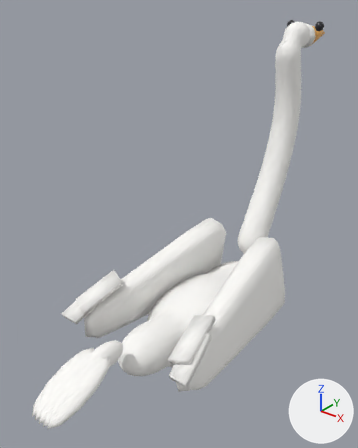
A saved change to the glTF model project/assets/swan_style3.glb.
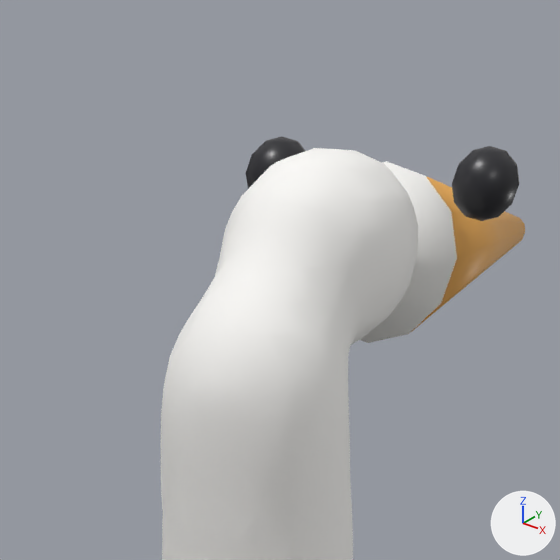
Each version is shown whole from a camera (50 mm lens) standing at (0.909, -1.255, 1.353) and looking at (-0.071, -0.03, 0.593), then close up on the part from 71% to 92% of the width and 0% to 17% of the height. Arrows for +X, +Y and +Z are at lower right; the lights stay in place. The last two pictures show the newer version. Where no turn or scale is listed for an object, it has been applied to the vertices.

Names of what the first close-up shows: 'NeckHead'.
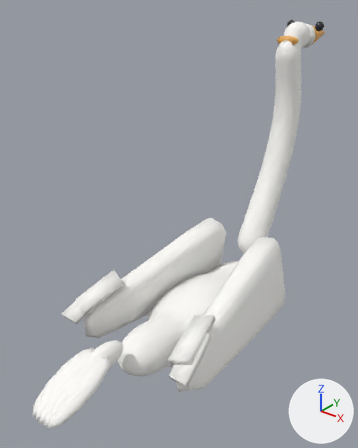
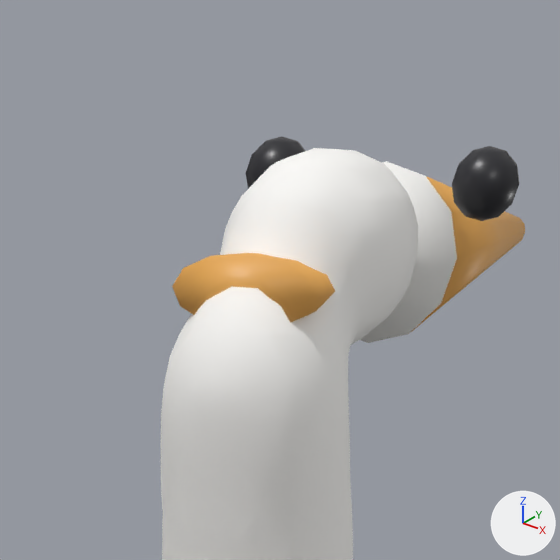
Location of each change, [x1, y1, x2, y2] in pixels of the close-ups (560 x 560 px):
'BeakLower', added (orange)
    after: [172, 253, 335, 323]

What the commit changed:
Mesh me_beaklower_003 is new.
It has 24 vertices, 44 faces and spans x -0.041..0.041, y -0.003..0.161, z -0.032..0.005.
It uses material mat_beak (orange #f1b159).
Object 'BeakLower' (ob_beaklower) is new; it shows me_beaklower_003.
Its location is (0.0, 0.5226, 1.1735).
